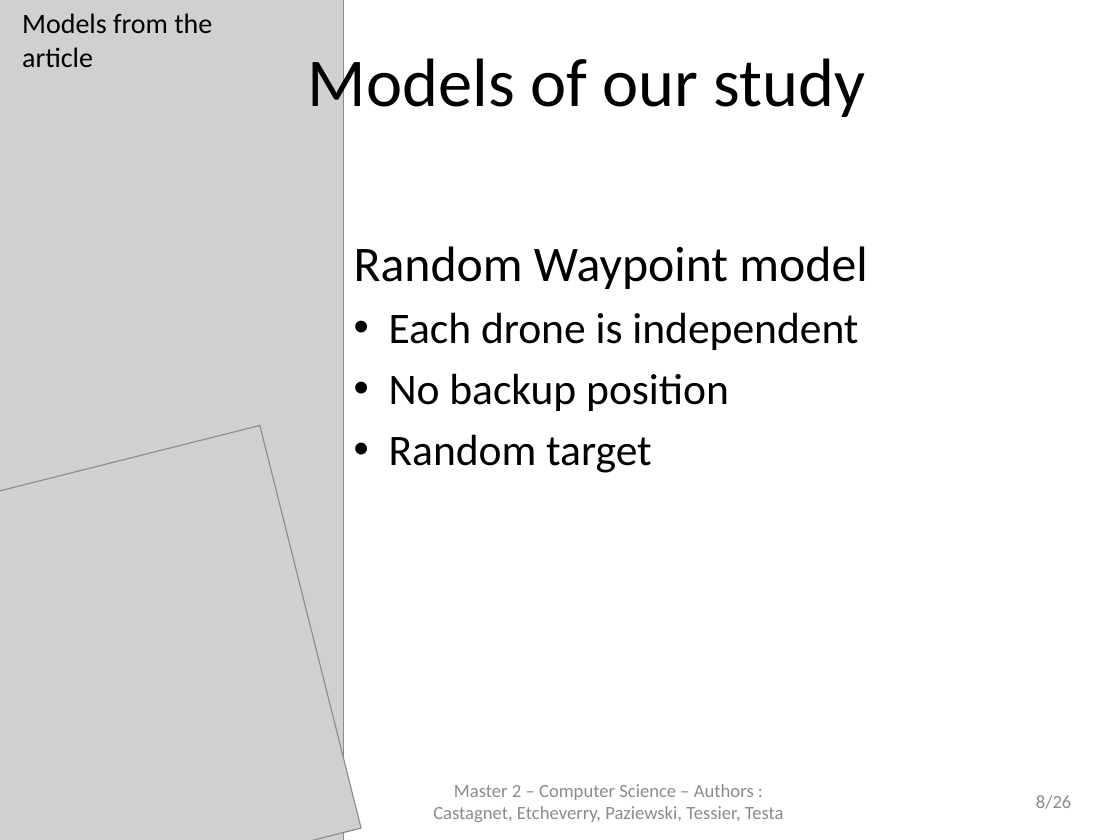
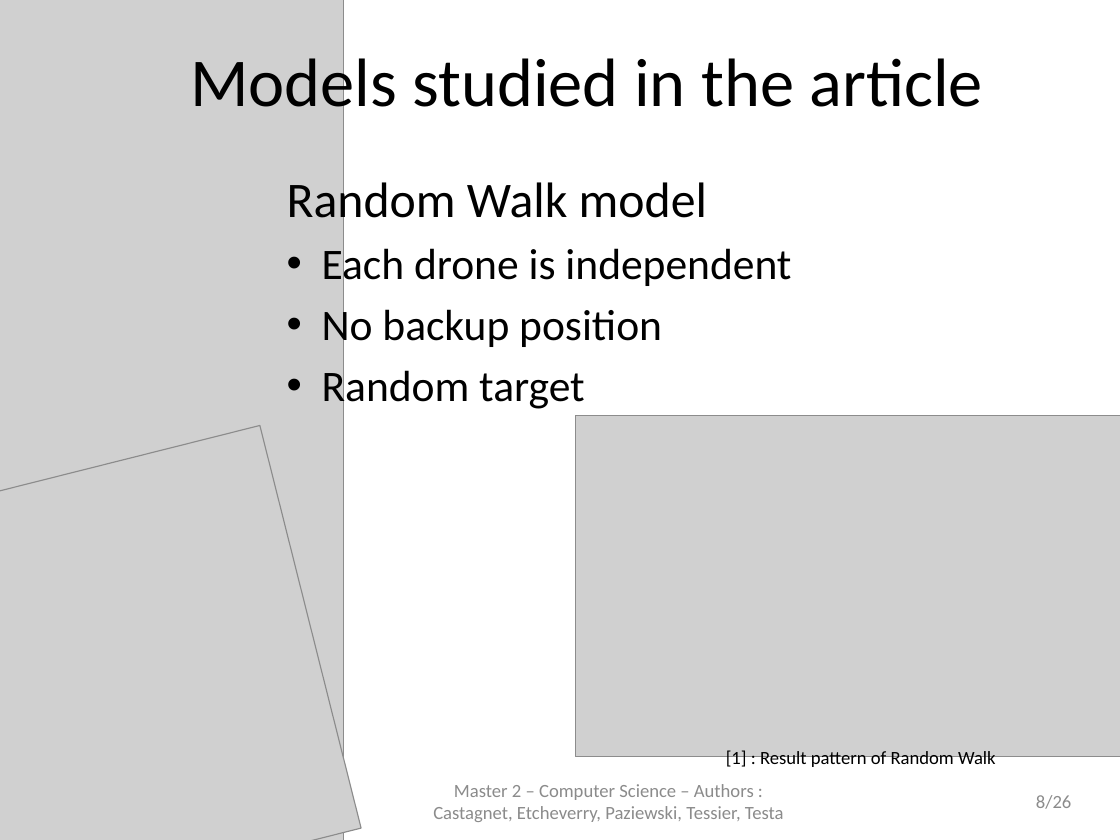
Before and after one commit to jetcheve/M2_PER_MMUAVGRA, a slide deck: slide 8 of ressources/presentation/PresentationPER_Desbarats_V3.pptx. Drawn at 1120x840 pixels with LibreOffice and Linux fonts; fonts in the diff are those of the drawing; grey boxes stand for pictures; background and template pictures are left out. Boxes give left, top, right and bottom in pixels: in the first picture for what was removed or moved away, otherwise in the second. Text is boxed around its words. In the diff, an @@ line names an element or a change of style, - is before the commit and + after.

```diff
--- a/ressources/presentation/PresentationPER_Desbarats_V3.pptx
+++ b/ressources/presentation/PresentationPER_Desbarats_V3.pptx
@@ text removed at <box>22,13,212,67</box> @@
-Models from the article
@@ text at <box>190,50,983,123</box>: text changed @@
-Models of our study
+Models studied in the article
@@ text "Random Walk model": place and size @@
-text "Random Walk model" at <box>354,246,867,473</box>
+text "Random Walk model" at <box>287,176,791,412</box>
@@ text at <box>287,176,707,229</box>: text changed @@
-  Random Waypoint model
+  Random Walk model
@@ picture added at <box>575,416,1120,757</box> @@
@@ text added at <box>726,750,996,769</box>, 12 pt, text #000000 @@
+[1] : Result pattern of Random Walk
```
Also in this commit, not shown: 15 other slides changed, 1 other file.
